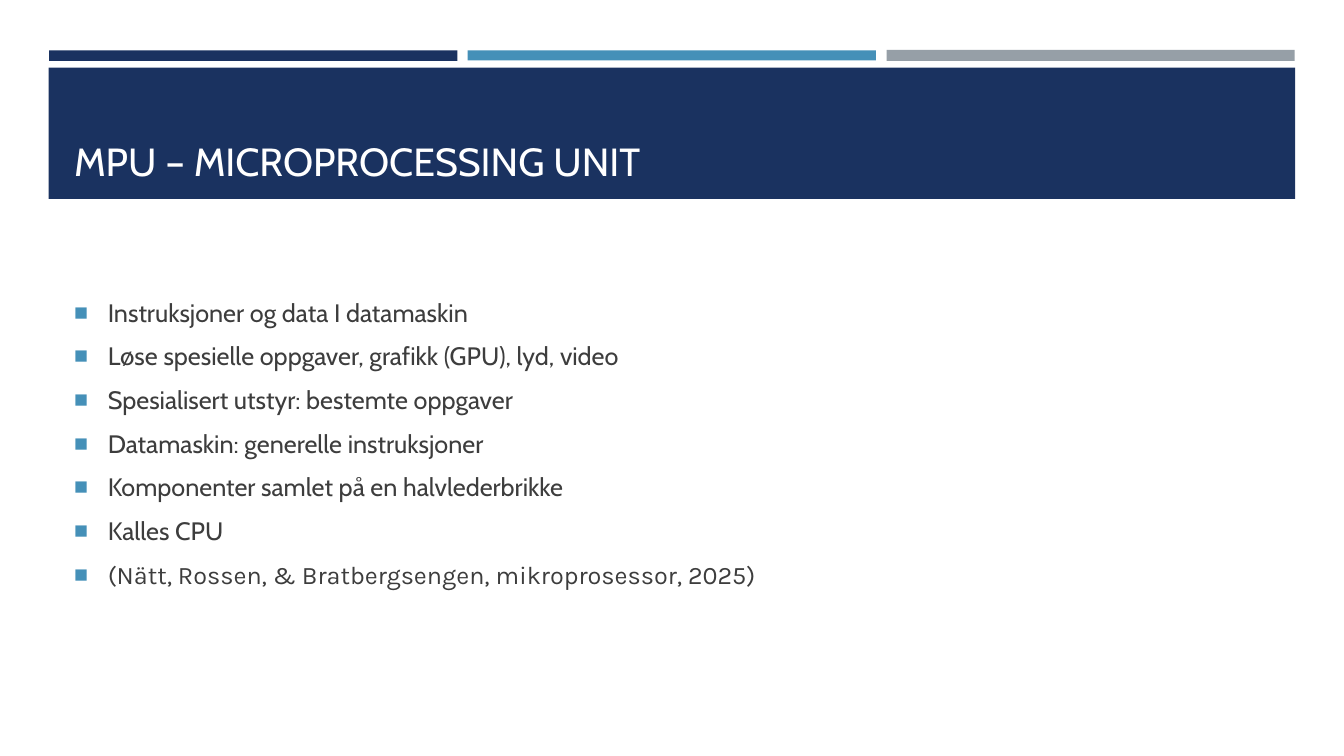
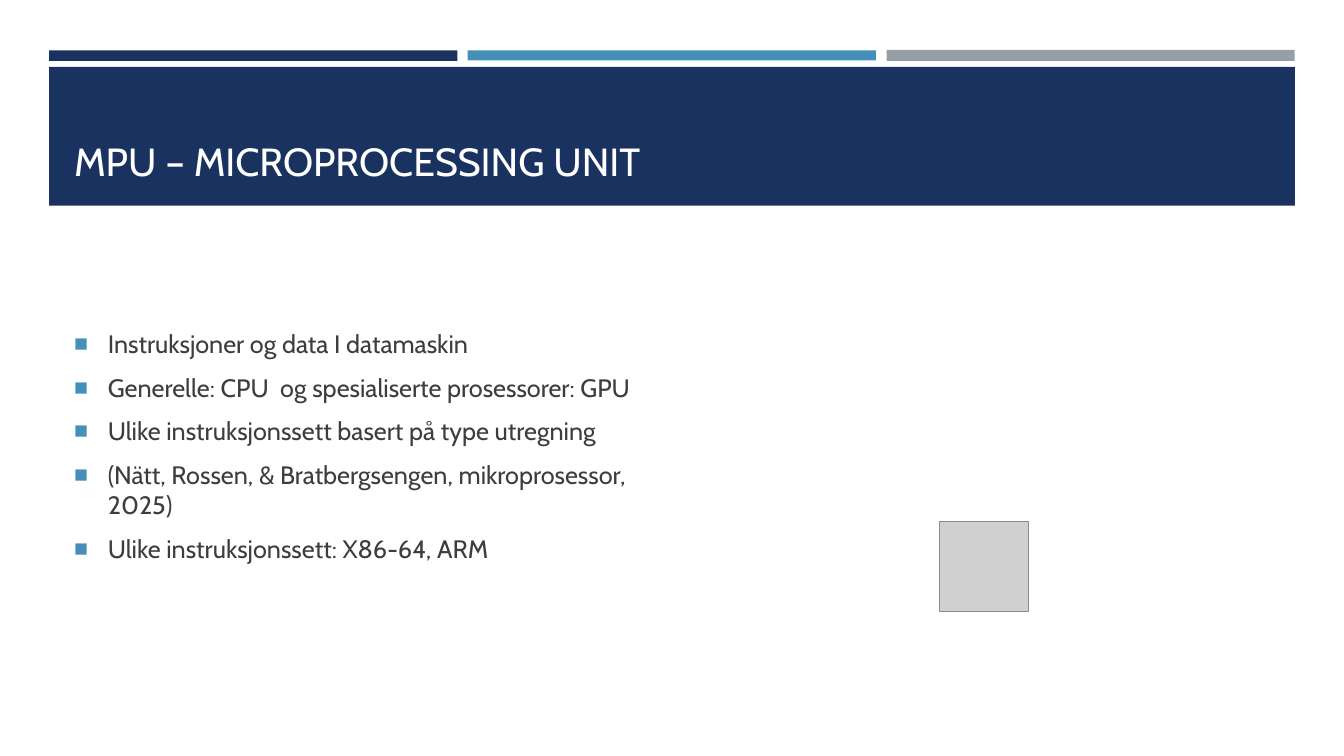
Before and after one commit to siverlys/maskinarkitektur-oppgave, a slide deck: slide 4 of Oppgave3.pptx. Drawn at 1344x756 pixels with LibreOffice and Linux fonts; fonts in the diff are those of the drawing; grey boxes stand for pictures. Boxes give left, top, right and bottom in pixels: in the first picture for what was removed or moved away, otherwise in the second. Text is boxed around its words. In the diff, an @@ line names an element or a change of style, - is before the commit and + after.

Commit message:
Updated oppgave3

```diff
--- a/Oppgave3.pptx
+++ b/Oppgave3.pptx
@@ rectangle: place and size @@
-rectangle at bbox=[48, 68, 1296, 199]
+rectangle at bbox=[49, 67, 1296, 206]
@@ text at bbox=[108, 378, 630, 447]: text changed @@
-■ Løse spesielle oppgaver, grafikk (GPU), lyd, video
-■ Spesialisert utstyr: bestemte oppgaver
-■ Datamaskin: generelle instruksjoner
-■ Komponenter samlet på en halvlederbrikke
-■ Kalles CPU
+■ Generelle: CPU og spesialiserte prosessorer: GPU
+■ Ulike instruksjonssett basert på type utregning
@@ text at bbox=[108, 465, 626, 518]: font Karla to Cabin in "(Nätt, Rossen, & Bratbergsengen, mikroprosessor, 2025)" @@
@@ text at bbox=[108, 539, 488, 564]: paragraph added @@
+■ Ulike instruksjonssett: X86-64, ARM
@@ picture added at bbox=[940, 522, 1029, 612] @@
```
Also in this commit, not shown: 1 other slide changed, 1 slide added.
